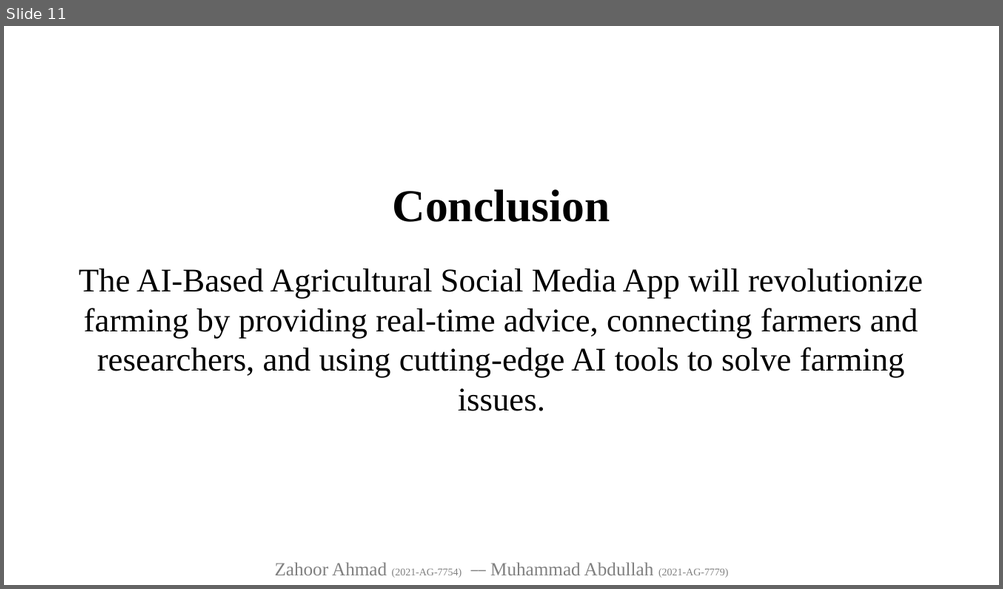
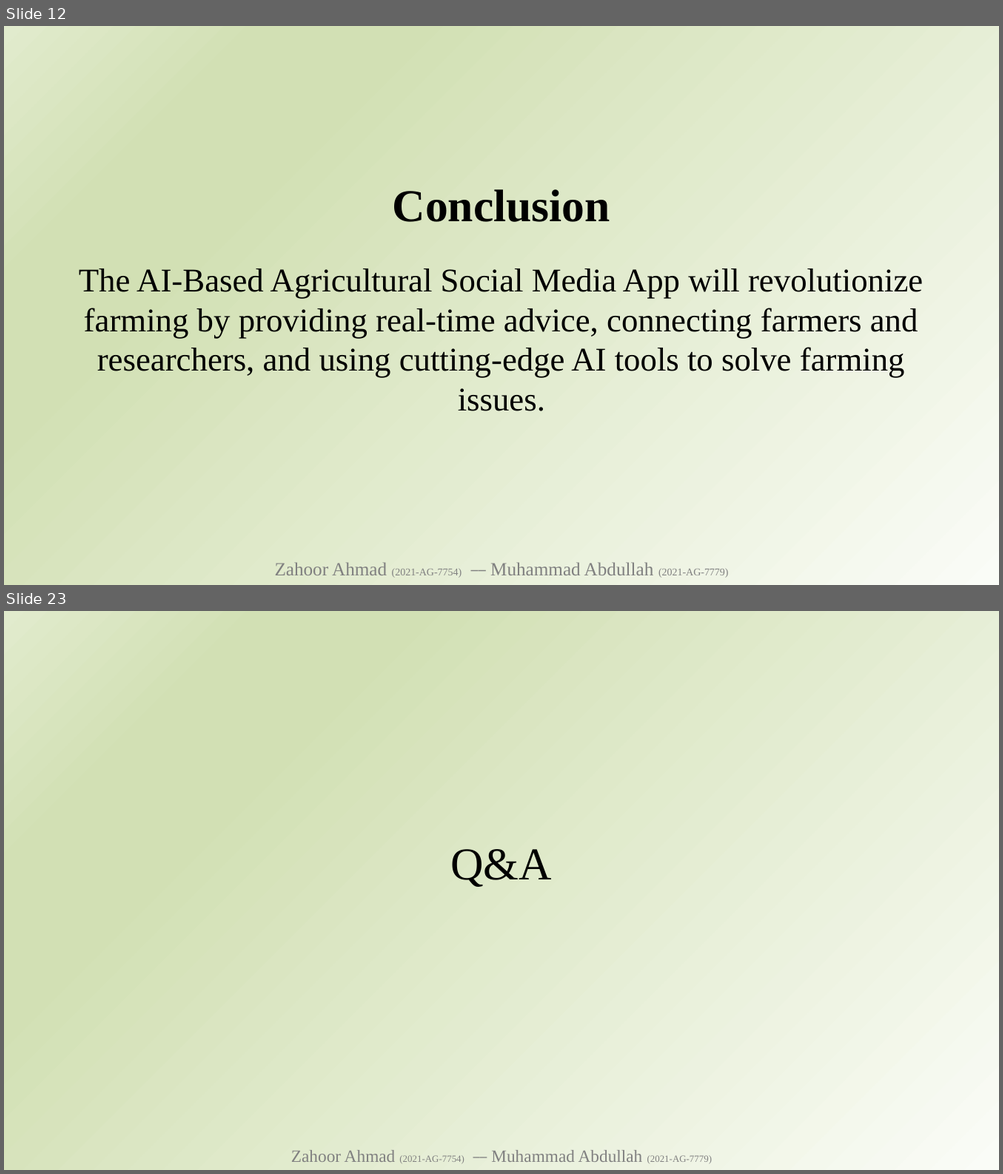
Before and after one commit to zahooronly/FYP, a slide deck: FYP AI Based Agricultural Social Media App Zahoor - Abdullah.pptx. Shown one above the other, each under a label of ours: slide 11 before the commit, slides 12 and 23 after it; the slides between them are not shown. The pictures are 1003x589 and 1003x1174 pixels, drawn with LibreOffice and Linux fonts; fonts in the diff are those of the drawing. Boxes give left, top, right and bottom in pixels: in the first picture for what was removed or moved away, otherwise in the second. Text is boxed around its words. In the diff, an @@ line names an element or a change of style, - is before the commit and + after.

```diff
--- a/FYP AI Based Agricultural Social Media App Zahoor - Abdullah.pptx
+++ b/FYP AI Based Agricultural Social Media App Zahoor - Abdullah.pptx
@@ slide 23 added at (4, 611, 999, 1170), background gradient #FAFCF7 to #D2E0B4 to #E1EBCD @@
@@ title added at (450, 849, 552, 887), 44 pt, text #000000 @@
+Q&A
@@ text added at (291, 1150, 712, 1165), 16.6 pt, text #808080 @@
+Zahoor Ahmad (2021-AG-7754) ⎯⎯ Muhammad Abdullah (2021-AG-7779)
@@ what was slide 11 is now slide 12 @@
@@ slide 12 changed as well @@
@@ background #FFFFFF to gradient #FAFCF7 to #D2E0B4 to #E1EBCD @@
```
Also in this commit, not shown: 10 other slides changed, 11 other slides added, 1 other file.
